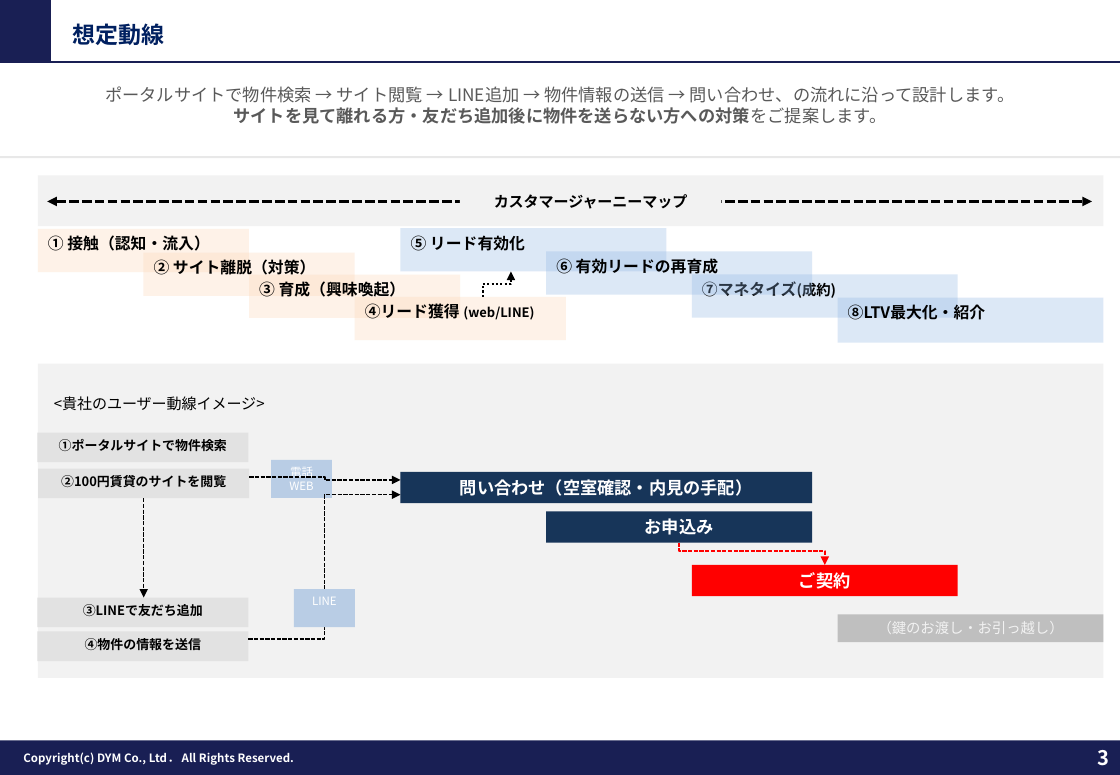
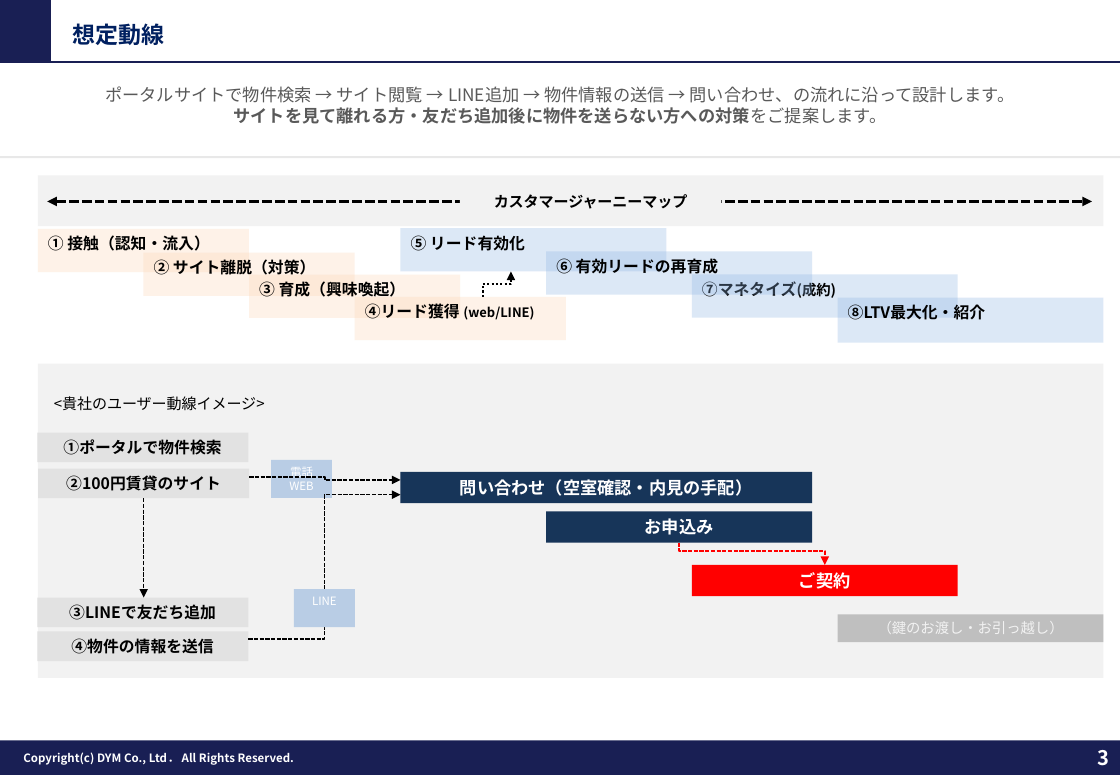
Before and after one commit to tonomura-r-dev/folder, a slide deck: slide 3 of 202609_株式会社あらうち御中_LINE公式アカウント運用のご提案_S1-17修正.pptx. Drawn at 1120x775 pixels with LibreOffice and Linux fonts; fonts in the diff are those of the drawing; background and template pictures are left out. Boxes give left, top, right and bottom in pixels: in the first picture for what was removed or moved away, otherwise in the second. Text is boxed around its words. In the diff, an @@ line names an element or a change of style, - is before the commit and + after.

```diff
--- a/202609_株式会社あらうち御中_LINE公式アカウント運用のご提案_S1-17修正.pptx
+++ b/202609_株式会社あらうち御中_LINE公式アカウント運用のご提案_S1-17修正.pptx
@@ text in rectangle at (63,439,221,455): text changed; size 9 to 11 pt @@
-①ポータルサイトで物件検索
+①ポータルで物件検索
@@ text in rectangle at (66,475,221,491): text changed; size 9 to 11 pt @@
-②100円賃貸のサイトを閲覧
+②100円賃貸のサイト
@@ rectangle "③LINEで友だち追加" at (37,598,248,628): size 9 to 11 pt @@
@@ rectangle "④物件の情報を送信" at (37,632,248,662): size 9 to 11 pt @@
```
Also in this commit, not shown: 8 other slides changed, 2 other files.
